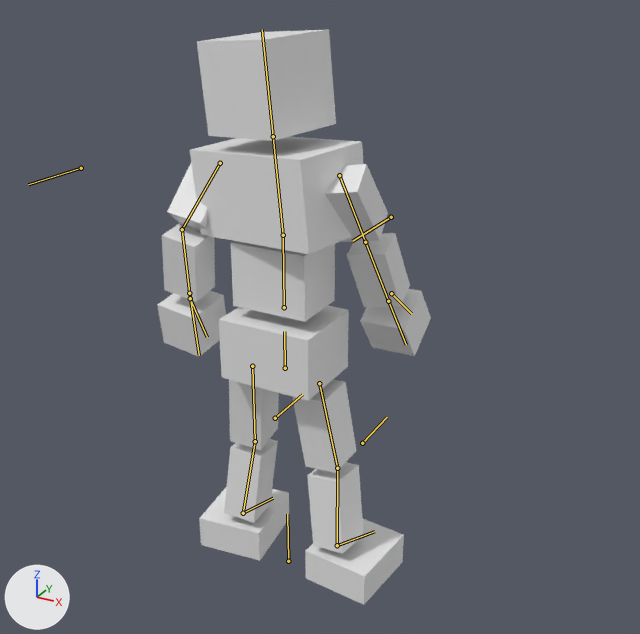
An edit to the glTF model BrowserGame/public/models/animateblend2.glb, drawn before and after from the same camera.
Both versions are drawn from a 50 mm camera at (10.16, -16.71, 10.99) aimed at (0.49, 0.88, 2.2). Every picture has the same lights, and +X, +Y and +Z are marked at lower left. Both versions are drawn at frame 12 of the action 'feet.normal'; the numbers are the values there. The bones that bend it are drawn over the model as lines.

Objects in the first picture: '立方体'.
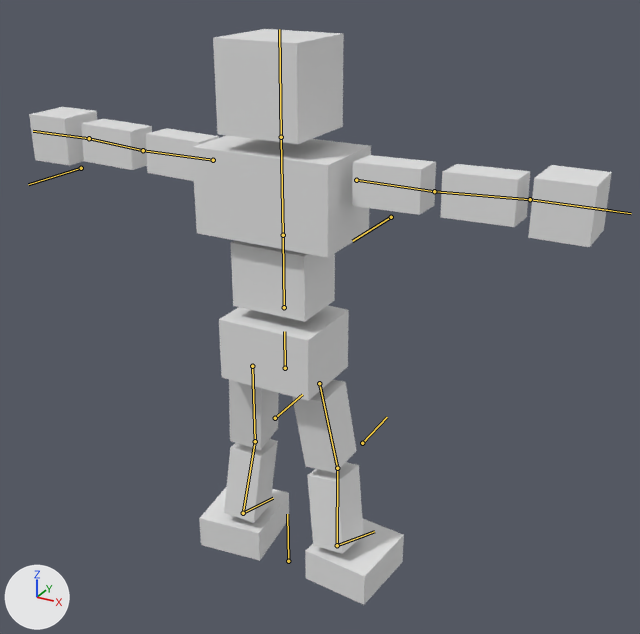
Edits to the bpy script that builds the scene:
```text
Change bone_chest:
    where bone_chest = bpy.data.objects['アーマチュア'].pose.bones['chest']  # child of 'waist'
    bone_chest.rotation_quaternion: (0.993, 0.005, -0.108, 0.047) -> (1.0, 0.0, 0.0, 0.0)  # degrees (0, -12, 5) -> degrees (0, 0, 0)
Change bone_upper_arm_r:
    where bone_upper_arm_r = bpy.data.objects['アーマチュア'].pose.bones['upper arm.R']  # child of 'chest'
    bone_upper_arm_r.rotation_quaternion: (0.708, 0.353, 0.205, 0.576) -> (1.0, -0.001, 0.009, -0.012)  # degrees (48, -7, 75) -> degrees (0, 1, -1)
Change bone_forearm_r:
    where bone_forearm_r = bpy.data.objects['アーマチュア'].pose.bones['forearm.R']  # child of 'upper arm.R'
    bone_forearm_r.rotation_quaternion: (0.914, -0.406, 0.0, 0.009) -> (1.0, 0.003, 0.0, 0.0)  # degrees (-48, 0, 1) -> degrees (0, 0, 0)
Change bone_hand_r:
    where bone_hand_r = bpy.data.objects['アーマチュア'].pose.bones['hand.R']  # child of 'forearm.R'
    bone_hand_r.rotation_quaternion: (0.998, -0.023, 0.048, 0.045) -> (1.0, -0.001, -0.01, 0.011)  # degrees (-2, 6, 5) -> degrees (0, -1, 1)
Change bone_upper_arm_l:
    where bone_upper_arm_l = bpy.data.objects['アーマチュア'].pose.bones['upper arm.L']  # child of 'chest'
    bone_upper_arm_l.rotation_quaternion: (0.666, -0.305, 0.015, -0.681) -> (1.0, -0.001, -0.009, 0.012)  # degrees (-28, -23, -85) -> degrees (0, -1, 1)
Change bone_forearm_l:
    where bone_forearm_l = bpy.data.objects['アーマチュア'].pose.bones['forearm.L']  # child of 'upper arm.L'
    bone_forearm_l.rotation_quaternion: (0.993, 0.116, 0.0, 0.002) -> (1.0, 0.003, 0.0, 0.0)  # degrees (13, 0, 0) -> degrees (0, 0, 0)
Change bone_hand_l:
    where bone_hand_l = bpy.data.objects['アーマチュア'].pose.bones['hand.L']  # child of 'forearm.L'
    bone_hand_l.rotation_quaternion: (0.988, -0.126, 0.072, -0.046) -> (1.0, -0.001, 0.01, -0.011)  # degrees (-15, 7, -6) -> degrees (0, 1, -1)
```

Where the change shows, as pixel boxes (x1, y1, x2, y2) in the pictures (640 x 634 px):
'立方体', posed (112% wider): before (157, 30, 431, 605); after (29, 29, 612, 605)
bone 'chest', root to tip: before (283, 235) to (273, 136); after (283, 235) to (281, 137)
bone 'upper arm.R', root to tip: before (220, 163) to (182, 229); after (213, 160) to (143, 150)
bone 'forearm.R', root to tip: before (182, 229) to (189, 293); after (143, 150) to (89, 138)
bone 'hand.R', root to tip: before (189, 293) to (199, 355); after (89, 138) to (33, 131)
bone 'upper arm.L', root to tip: before (339, 175) to (365, 242); after (356, 180) to (434, 191)
bone 'forearm.L', root to tip: before (365, 242) to (388, 301); after (434, 191) to (530, 199)
bone 'hand.L', root to tip: before (388, 301) to (406, 344); after (530, 199) to (631, 213)
